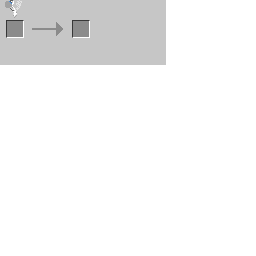
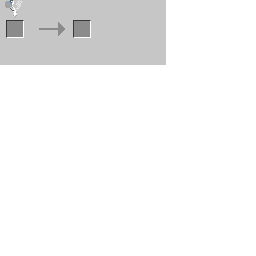
Layered file, before and after one edit (256x256). Changes by layer:
painted on "Camada 6" over (32, 22, 65, 36)
painted on "Camada 1" over (72, 20, 91, 38)
